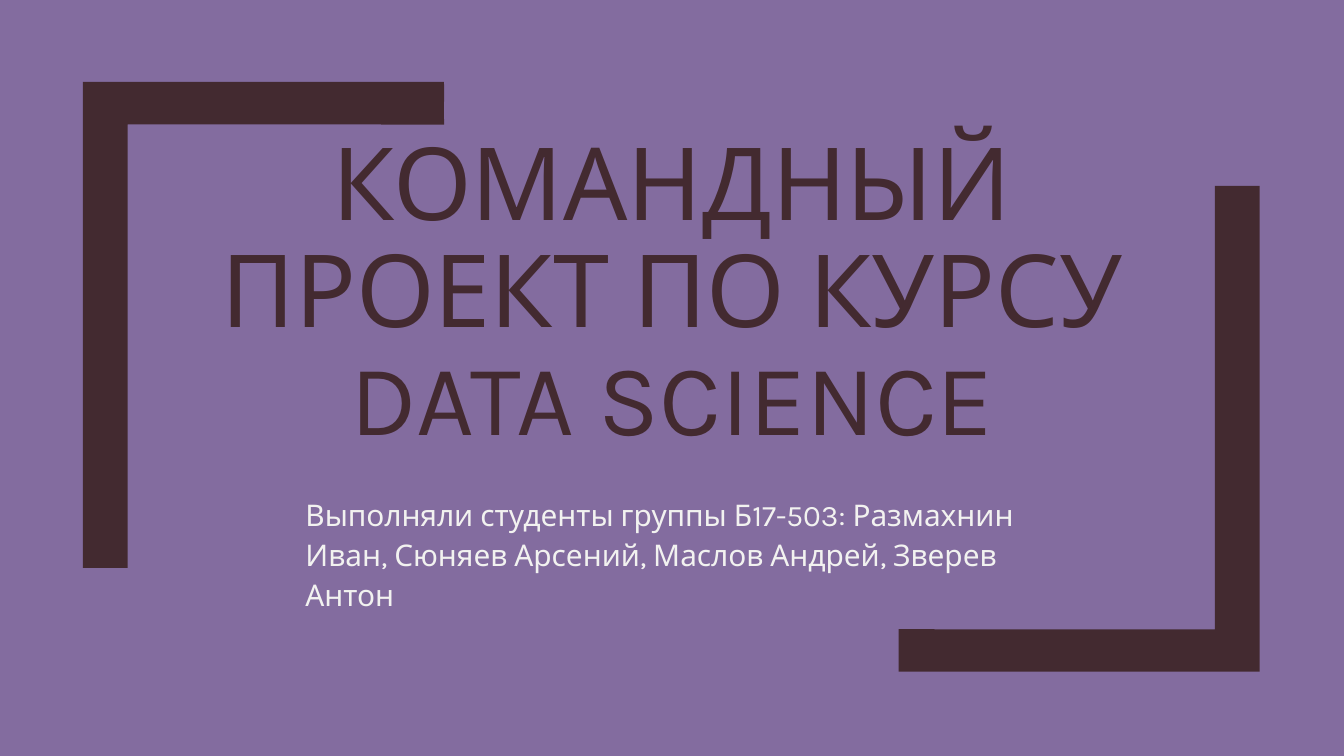
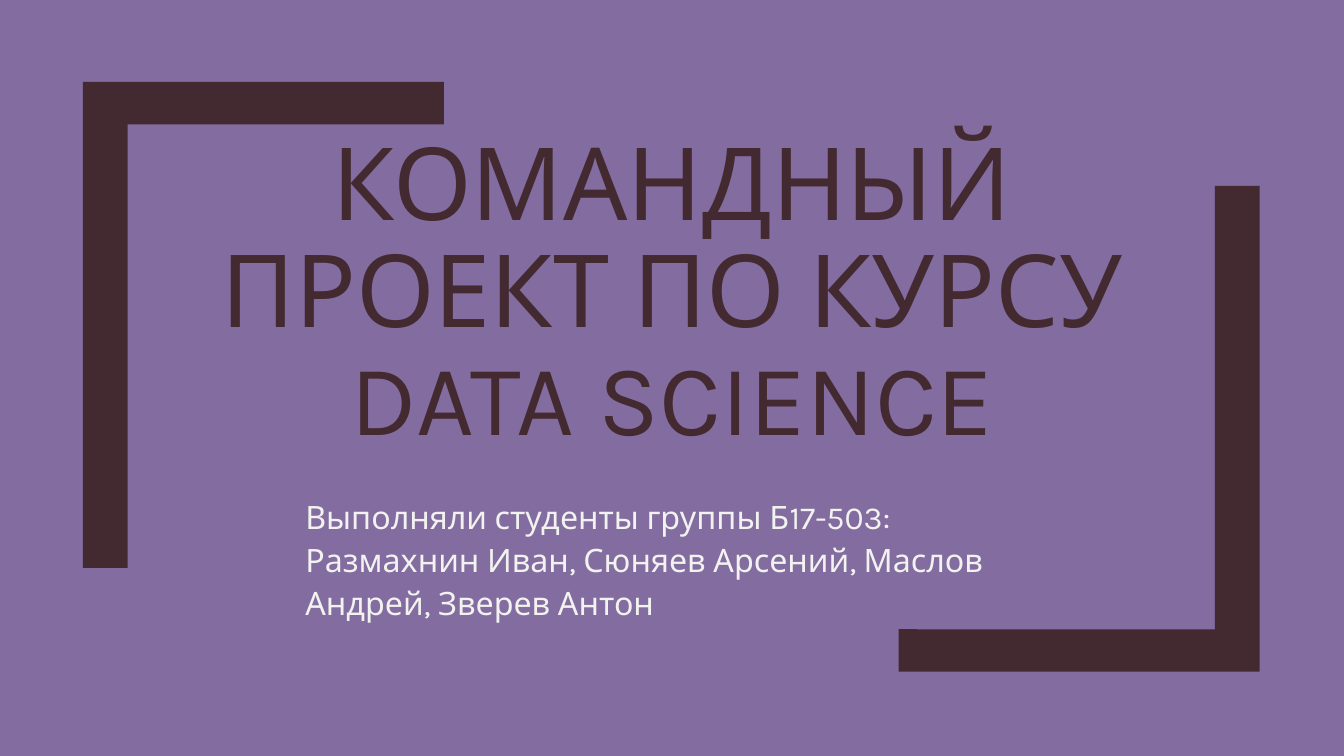
Before and after one commit to zumvanrin/DM_team_RIIID, a slide deck: slide 1 of Riid.pptx. Drawn at 1344x756 pixels with LibreOffice and Linux fonts; fonts in the diff are those of the drawing. Boxes give left, top, right and bottom in pixels: in the first picture for what was removed or moved away, otherwise in the second. Text is boxed around its words. In the diff, an @@ line names an element or a change of style, - is before the commit and + after.

```diff
--- a/Riid.pptx
+++ b/Riid.pptx
@@ freeform shape at (x1=83, y1=82, x2=444, y2=568): outline redrawn @@
@@ freeform shape at (x1=898, y1=186, x2=1259, y2=671): outline redrawn @@
@@ text "Выполняли студенты группы Б17-503: Размахнин ..." at (x1=305, y1=506, x2=983, y2=623): size 21.3 to 23 pt @@
```
Also in this commit, not shown: 5 other slides changed.
